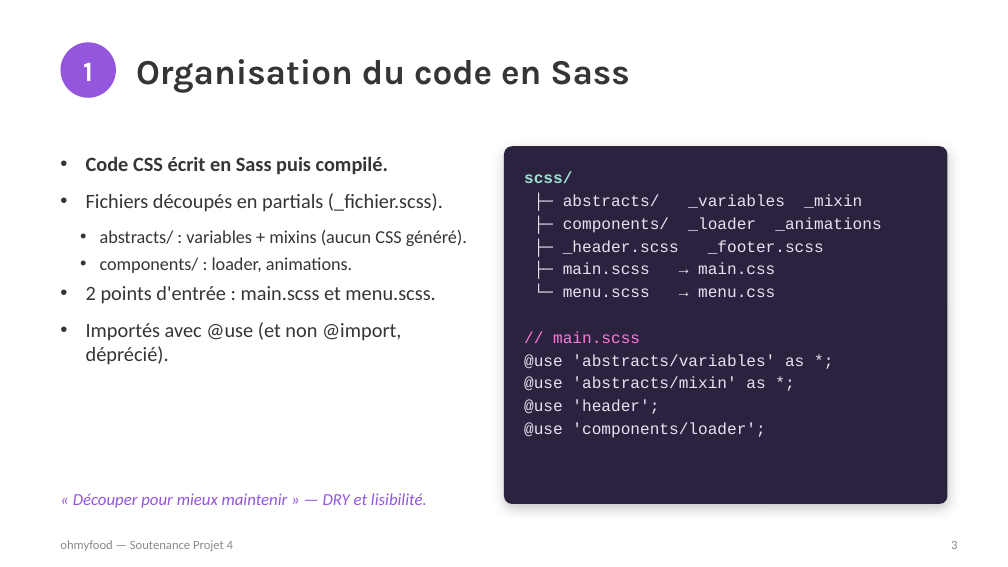
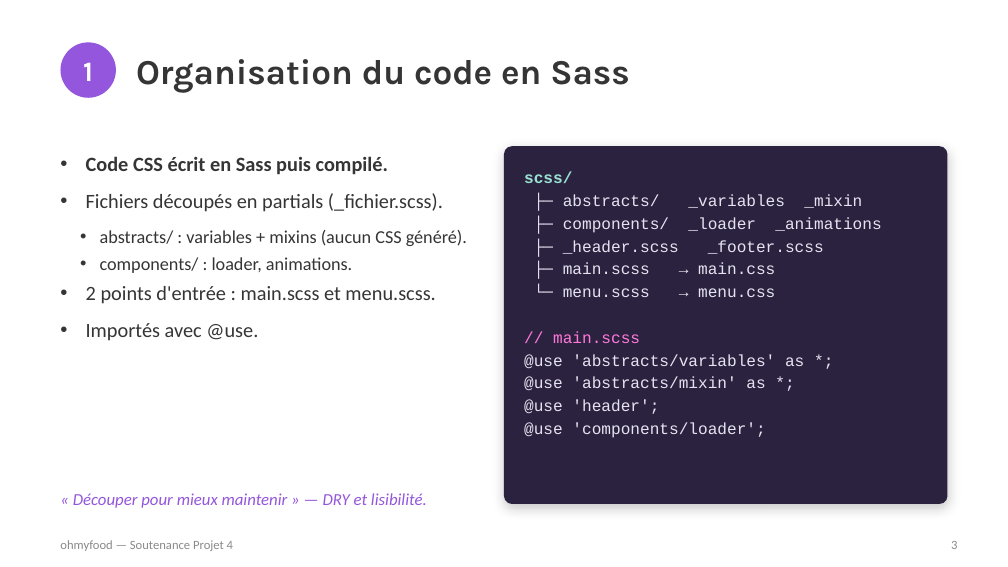
Before and after one commit to nico67-als/Ohmyfood, a slide deck: slide 3 of Soutenance/Ohmyfood_Soutenance.pptx. Drawn at 1008x567 pixels with LibreOffice and Linux fonts; fonts in the diff are those of the drawing. Boxes give left, top, right and bottom in pixels: in the first picture for what was removed or moved away, otherwise in the second. Text is boxed around its words. In the diff, an @@ line names an element or a change of style, - is before the commit and + after.

```diff
--- a/Soutenance/Ohmyfood_Soutenance.pptx
+++ b/Soutenance/Ohmyfood_Soutenance.pptx
@@ text at (x1=86, y1=323, x2=258, y2=341): text changed @@
-• Importés avec @use (et non @import, déprécié).
+• Importés avec @use.
```
Also in this commit, not shown: 4 other slides changed, 12 other files.
